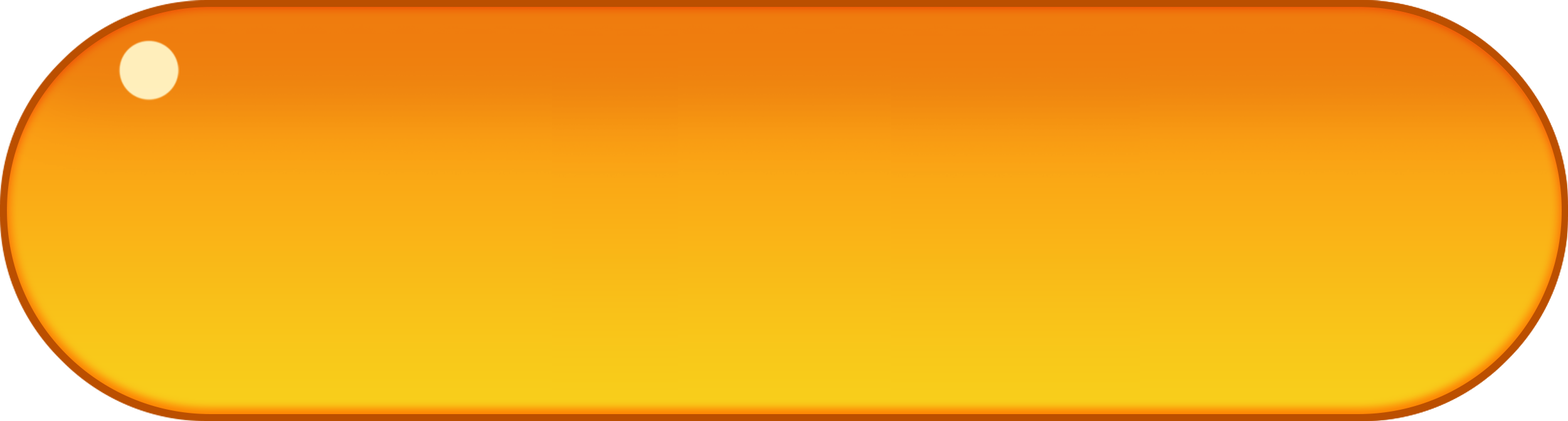
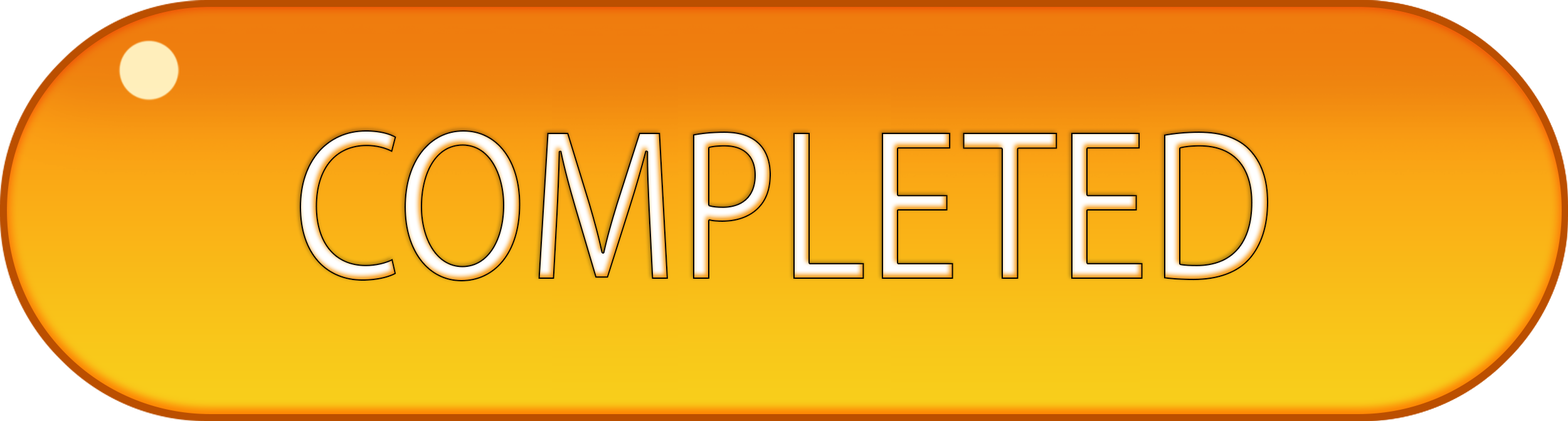
Before/after of a 1568 × 421 layered artwork. What changed in the layer stack:
renamed "LEVEL EDITOR" to "COMPLETED", showed it, painted on it over [295, 129, 1271, 282]
